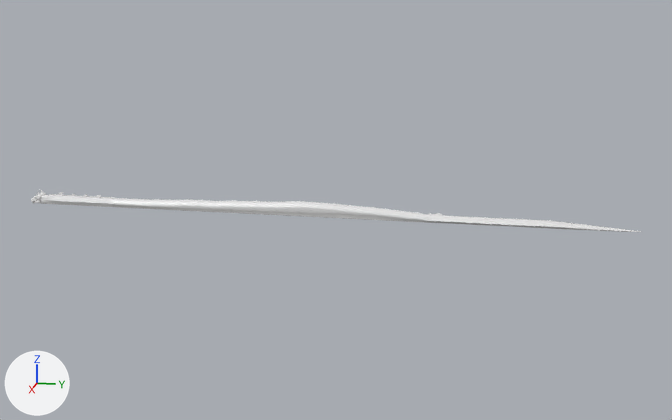
The FBX model Genesis Zero/Assets/Models/AI Models/Snake_boss_anims/Snake_boss_base_Pose.fbx, before and after one commit.
The view is the same before and after, from a 50 mm camera at (262.0, 150.6, 67.7) aimed at (-1.1, 97.9, 1.9). The lights are fixed; the arrows at lower left show +X, +Y and +Z. Where no turn or scale is listed for an object, it has been applied to the vertices.

Script lines for the objects in view, before the commit:
```python
me_bottom_jaw = bpy.data.meshes.new('Bottom_Jaw')
me_bottom_jaw.from_pydata(...)  # 27850 vertices, 25312 faces; spans x -2.0..2.0, y 0.0..185.0, z -1.0..4.0
me_bottom_jaw.materials.append(mat_material_001)  # white #e7e7e7
ob_top_jaw = bpy.data.objects.new('Top_Jaw', me_bottom_jaw)
ob_top_jaw.location = (0.0, 0.0, 0.0)
```
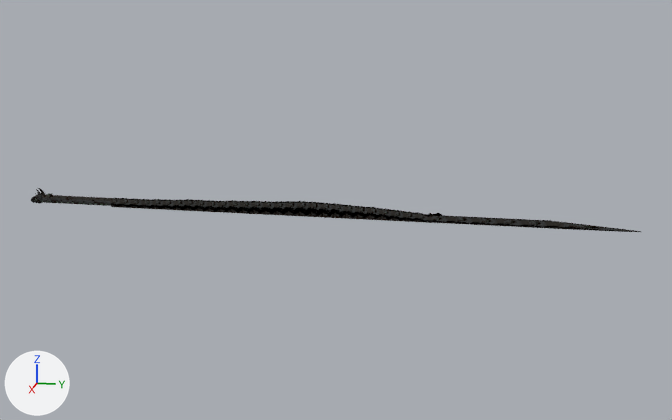
Pixel boxes [x1, y1, x2, y2] of what changed, in the pictures (672 x 420 px):
'Top_Jaw', reshaped: before [31, 189, 641, 232]; after [31, 188, 641, 232]
part 1 of me_bottom_jaw, built on: before [31, 191, 117, 207]; after [31, 188, 117, 207]
part 2 of me_bottom_jaw, recoloured (white to black): [113, 198, 641, 232] in both

Patch to the scene script:
```diff
--- a/Genesis Zero/Assets/Models/AI Models/Snake_boss_anims/Snake_boss_base_Pose.fbx.py
+++ b/Genesis Zero/Assets/Models/AI Models/Snake_boss_anims/Snake_boss_base_Pose.fbx.py
@@ img_snake_boss_textured_body_snake_boss_body_basemap_png @@
+img_snake_boss_textured_body_snake_boss_body_basemap_png = load_image('Snake_boss_textured_body_Snake_Boss_Body_BaseMap.png', '../../../Textures/SnakeBossTextures/Snake_boss_textured_body_Snake_Boss_Body_BaseMap.png', 2048, 2048, 'sRGB')
@@ img_snake_boss_textured_body_snake_boss_body_normal_png @@
+img_snake_boss_textured_body_snake_boss_body_normal_png = load_image('Snake_boss_textured_body_Snake_Boss_Body_Normal.png', '../../../Textures/SnakeBossTextures/Snake_boss_textured_body_Snake_Boss_Body_Normal.png', 2048, 2048, 'Non-Color')
@@ img_head_low_snake_boss_head_normal_png @@
+img_head_low_snake_boss_head_normal_png = load_image('Head_low_Snake_Boss_Head_Normal.png', '../../../Textures/SnakeBossTextures/Head_low_Snake_Boss_Head_Normal.png', 2048, 2048, 'Non-Color')
@@ img_head_low_snake_boss_head_basemap_png @@
+img_head_low_snake_boss_head_basemap_png = load_image('Head_low_Snake_Boss_Head_BaseMap.png', '../../../Textures/SnakeBossTextures/Head_low_Snake_Boss_Head_BaseMap.png', 2048, 2048, 'sRGB')
@@ mat_snake_boss_body @@
+mat_snake_boss_body = bpy.data.materials.new('Snake_Boss_Body')
+# uses the picture img_snake_boss_textured_body_snake_boss_body_basemap_png
+# uses the picture img_snake_boss_textured_body_snake_boss_body_normal_png
@@ mat_snake_boss_head @@
+mat_snake_boss_head = bpy.data.materials.new('Snake_Boss_Head')
+# uses the picture img_head_low_snake_boss_head_basemap_png
+# uses the picture img_head_low_snake_boss_head_normal_png
@@ me_bottom_jaw @@
 # used by ob_top_jaw; location = (0.0, 0.0, 0.0)
-me_bottom_jaw.from_pydata(...)  # 27850 vertices, 25312 faces; spans x -2.0..2.0, y 0.0..185.0, z -1.0..4.0
+me_bottom_jaw.from_pydata(...)  # 32156 vertices, 30407 faces; spans x -2.0..2.0, y 0.0..185.0, z 0.0..5.0
+# me_bottom_jaw part 1: 1084 vertices moved within x -2.0..2.0, y 0.0..29.0, z 0.0..4.0; 1603 vertices removed from x -2.0..2.0, y 0.0..29.0, z -1.0..4.0; 4398 vertices added at x -2.0..2.0, y 1.0..30.0, z 0.0..5.0
+# me_bottom_jaw part 2: 19809 faces spanning x -2.0..2.0, y 8.0..185.0, z 0.0..4.0 switch from mat_material_001 (white #e7e7e7) to mat_snake_boss_body
+me_bottom_jaw.materials.append(mat_snake_boss_head)
```
